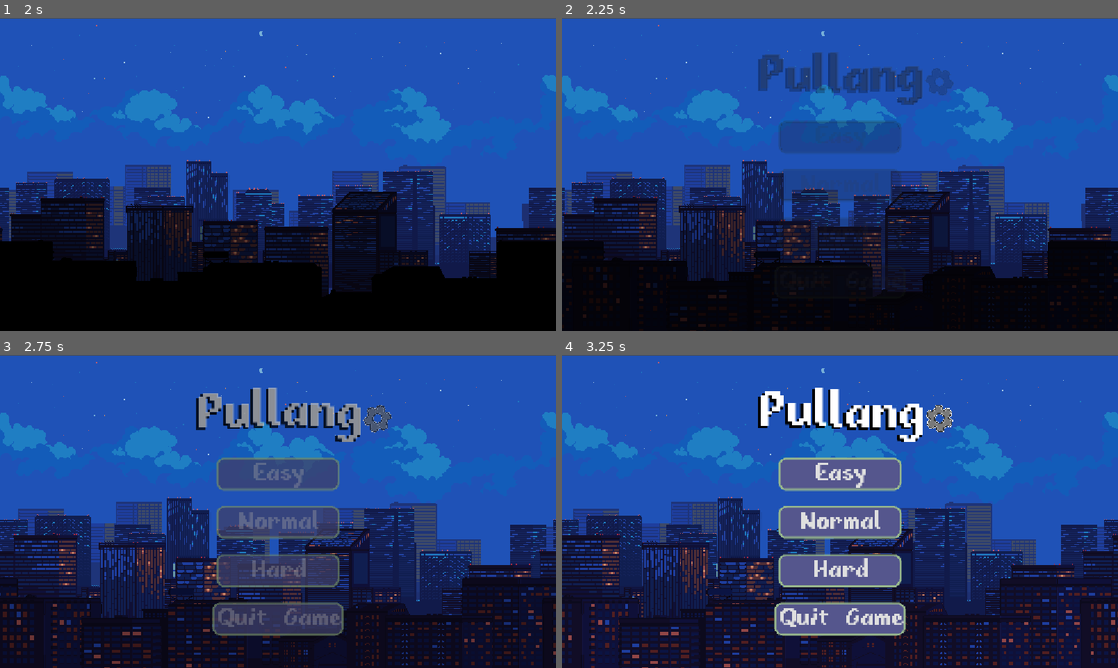
Above: before the commit, frames 1-4 (two rows, left to right).
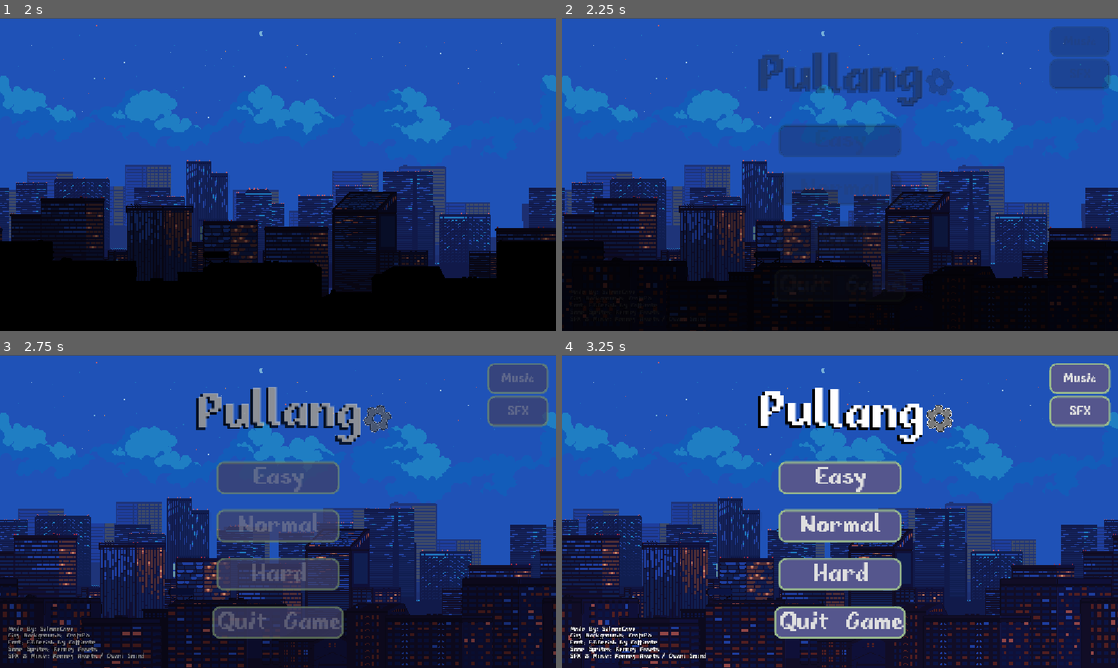
Above: after the commit, the same moments.

Repository: salmoncave/GWJ-99-On-Release
Game: Godot game, scene res://main.tscn
Same seed, same stepped clock (60 frames per second), same inputs: the game is played once before the commit and once after it. The engine's default icon, where the game draws it, is replaced by a stand-in: a white triangle on a blue panel in a dark square. Sound files missing from this copy of the repository are replaced by a short silence.
Inputs (mouse positions are in pixels of both pictures, inside the frame that each line leads up to):
- Up to frame 1 (2 s): move the mouse to (400, 158) at 0.52 s; hold W (steer_up) 0.53-1.25 s; click (400, 158) at 0.67 s; drag from (166, 190) to (250, 237) at 1.27 s
- Up to frame 2 (2.25 s): move the mouse to (895, 105) at 2.02 s; hold W (steer_up) from 2.03 s (still down); click (895, 105) at 2.17 s
- Up to frame 3 (2.75 s): keep holding W (steer_up)
- Up to frame 4 (3.25 s): release W (steer_up) at 2.75 s; drag from (812, 574) to (673, 464) at 2.77 s

Frame 1 is identical in both runs. In frame 2, 2.9% of the frame differs, in the area x 39-99%, y 2-76%; in frame 3, 7.3%; in frame 4, 8.0%, in the area x 1-99%, y 2-98%.

Commit message:
Added credits and final touches before export

Diff:
--- a/wildjam-99/game_scene/game_scene.gd
+++ b/wildjam-99/game_scene/game_scene.gd
@@ -9,7 +9,6 @@
 @export var gear_texture: Texture2D
 
 @export_group("SFX")
-@export var ambience_sfx: AudioStream
 @export var pullback_sfx: AudioStream
 @export var pullback_sfx_01: AudioStream
 @export var launch_sfx: AudioStream
@@ -56,8 +55,6 @@
 		gears = clampi(value, 0, 3)
 
 func _ready() -> void:
-	AudioManager.set_new_ambient_track(ambience_sfx)
-
 	gears = Global.starting_gears
 
 	_toggle_road_lines(Global.road_lines)
--- a/wildjam-99/main_menu/main_menu_scene.gd
+++ b/wildjam-99/main_menu/main_menu_scene.gd
@@ -8,8 +8,17 @@
 @export var button_sound_hovered: AudioStream
 @export var menu_music: AudioStream
 @export var level_music: AudioStream
+@export var ambience_sfx: AudioStream
+
+@onready var music_button: Button = %MusicButton
+@onready var sfx_button: Button = %SFXButton
 
 func _ready() -> void:
+	AudioManager.set_new_ambient_track(ambience_sfx)
+
+	music_button.button_pressed = AudioManager.is_music_muted
+	sfx_button.button_pressed = AudioManager.is_sfx_muted
+
 	AudioManager.set_new_music_track(menu_music)
 	_toggle_button_disable(true)
 	animation_player_2.play_backwards("start_game")
@@ -66,3 +75,12 @@
 
 func _on_quit_button_pressed() -> void:
 	get_tree().quit()
+
+
+func _on_sfx_button_toggled(toggled_on: bool) -> void:
+	AudioManager.is_sfx_muted = toggled_on
+	AudioManager.is_ambience_muted = toggled_on
+
+
+func _on_music_button_toggled(toggled_on: bool) -> void:
+	AudioManager.is_music_muted = toggled_on
--- a/wildjam-99/main_menu/main_menu_scene.tscn
+++ b/wildjam-99/main_menu/main_menu_scene.tscn
@@ -10,6 +10,7 @@
 [ext_resource type="AudioStream" uid="uid://cspvbin4mwnl6" path="res://audio/Synthpop Funky Dunk Intensity 2.wav" id="5_k0vs0"]
 [ext_resource type="Texture2D" uid="uid://crr0odcv5k3a3" path="res://game_scene/parallax/test_00/4.png" id="5_ph7i1"]
 [ext_resource type="Texture2D" uid="uid://xt51wr2rq2jy" path="res://game_scene/parallax/test_00/5.png" id="6_bn1a5"]
+[ext_resource type="AudioStream" uid="uid://dlkvsak0lqdi4" path="res://audio/Highway Ambience Loop.wav" id="6_qut2w"]
 [ext_resource type="Theme" uid="uid://dnvql51ifguuf" path="res://game_scene/hud/hud_theme.tres" id="7_ph7i1"]
 [ext_resource type="Texture2D" uid="uid://b5rl1nox3x8e6" path="res://game_scene/road_objects/road_object_gear/gear.png" id="8_bn1a5"]
 
@@ -226,11 +227,12 @@
 
 [node name="MainMenu" type="Node" unique_id=541300866 node_paths=PackedStringArray("buttons")]
 script = ExtResource("1_fm1c0")
-buttons = [NodePath("CanvasLayer/Control/VBoxContainer/Start …(146 unchanged characters)… Layer/Control/VBoxContainer/QuitButton")]
+buttons = [NodePath("CanvasLayer/Control/VBoxContainer/Start …(146 unchanged characters)… Layer/Control/VBoxContainer/QuitButton"), NodePath("CanvasLayer/Control/MarginContainer/VBoxContainer2/MusicButton"), NodePath("CanvasLayer/Control/MarginContainer/VBoxContainer2/SFXButton")]
 button_sound_pressed = ExtResource("2_pqu83")
 button_sound_hovered = ExtResource("3_k0vs0")
 menu_music = ExtResource("2_x1yhy")
 level_music = ExtResource("5_k0vs0")
+ambience_sfx = ExtResource("6_qut2w")
 
 [node name="Background" type="Node2D" parent="." unique_id=300300318]
 scale = Vector2(2, 2)
@@ -299,6 +301,7 @@
 theme_override_constants/separation = 32
 
 [node name="RichTextLabel" type="RichTextLabel" parent="CanvasLayer/Control/VBoxContainer" unique_id=525785774]
+custom_minimum_size = Vector2(0, 128)
 layout_mode = 2
 theme_override_constants/shadow_outline_size = 6
 theme_override_constants/shadow_offset_x = -4
@@ -347,6 +350,59 @@
 theme_override_font_sizes/font_size = 64
 text = "Quit Game"
 
+[node name="MarginContainer" type="MarginContainer" parent="CanvasLayer/Control" unique_id=1963664228]
+layout_mode = 1
+anchors_preset = 15
+anchor_right = 1.0
+anchor_bottom = 1.0
+grow_horizontal = 2
+grow_vertical = 2
+mouse_filter = 2
+theme_override_constants/margin_left = 16
+theme_override_constants/margin_top = 16
+theme_override_constants/margin_right = 16
+theme_override_constants/margin_bottom = 16
+
+[node name="VBoxContainer2" type="VBoxContainer" parent="CanvasLayer/Control/MarginContainer" unique_id=1721993213]
+layout_mode = 2
+size_flags_horizontal = 8
+
+[node name="MusicButton" type="Button" parent="CanvasLayer/Control/MarginContainer/VBoxContainer2" unique_id=1327577660]
+unique_name_in_owner = true
+custom_minimum_size = Vector2(128, 64)
+layout_mode = 2
+size_flags_horizontal = 4
+size_flags_vertical = 4
+theme_override_font_sizes/font_size = 32
+toggle_mode = true
+text = "Music"
+
+[node name="SFXButton" type="Button" parent="CanvasLayer/Control/MarginContainer/VBoxContainer2" unique_id=1442784541]
+unique_name_in_owner = true
+custom_minimum_size = Vector2(128, 64)
+layout_mode = 2
+size_flags_horizontal = 4
+size_flags_vertical = 4
+theme_override_font_sizes/font_size = 32
+toggle_mode = true
+text = "SFX"
+
+[node name="VBoxContainer" type="VBoxContainer" parent="CanvasLayer/Control/MarginContainer" unique_id=1723852183]
+layout_mode = 2
+size_flags_horizontal = 0
+size_flags_vertical = 8
+
+[node name="RichTextLabel" type="RichTextLabel" parent="CanvasLayer/Control/MarginContainer/VBoxContainer" unique_id=523105217]
+layout_mode = 2
+theme_override_font_sizes/normal_font_size = 16
+text = "Made By: SalmonCave
+City Backgrounds: CraftPix
+Font: Fibberish by Caffinate
+Some Sprites: Kenney Assets
+SFX & Music: Kenney Assets / Ovani Sound"
+fit_content = true
+autowrap_mode = 0
+
 [node name="AnimationPlayer" type="AnimationPlayer" parent="." unique_id=1829747173]
 libraries/ = SubResource("AnimationLibrary_it65c")
 autoplay = &"new_animation"
@@ -363,3 +419,5 @@
 [connection signal="pressed" from="CanvasLayer/Control/VBoxContainer/StartButton2" to="." method="_on_start_button_2_pressed"]
 [connection signal="pressed" from="CanvasLayer/Control/VBoxContainer/StartButton3" to="." method="_on_start_button_3_pressed"]
 [connection signal="pressed" from="CanvasLayer/Control/VBoxContainer/QuitButton" to="." method="_on_quit_button_pressed"]
+[connection signal="toggled" from="CanvasLayer/Control/MarginContainer/VBoxContainer2/MusicButton" to="." method="_on_music_button_toggled"]
+[connection signal="toggled" from="CanvasLayer/Control/MarginContainer/VBoxContainer2/SFXButton" to="." method="_on_sfx_button_toggled"]
--- a/wildjam-99/project.godot
+++ b/wildjam-99/project.godot
@@ -27,6 +27,7 @@
 
 [display]
 
+window/size/mode=3
 window/stretch/mode="canvas_items"
 
 [input]
Not shown, changed: wildjam-99/export_presets.cfg
